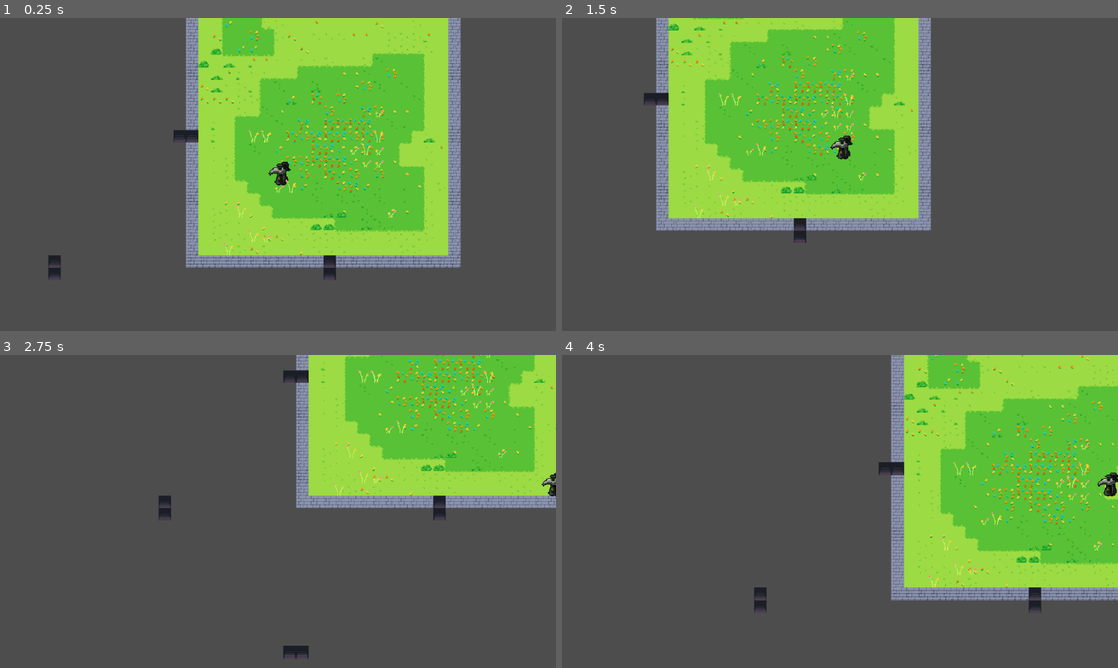
Above: before the commit, frames 1-4 (two rows, left to right).
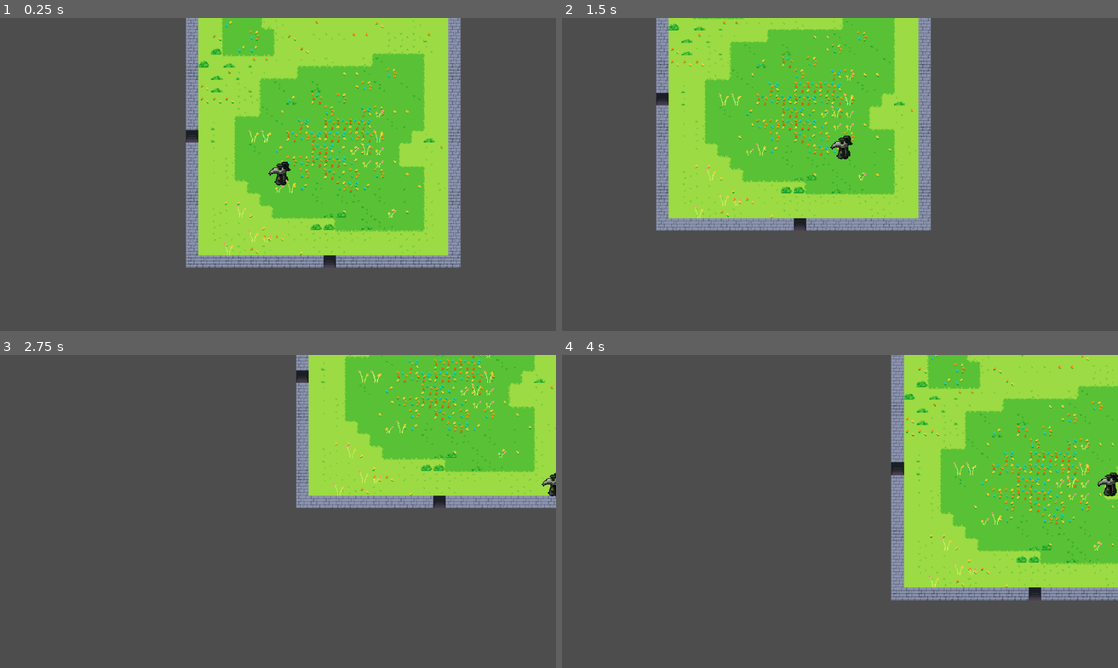
Above: after the commit, the same moments.

Repository: JohnHuber99/Black-Tower
Game: Godot game, scene res://Scenes/main.tscn
Two runs of this game, one before a commit and one after it. Both use one fixed random seed, a clock stepped at 60 frames per second and the inputs below.
Inputs (mouse positions are in pixels of both pictures, inside the frame that each line leads up to):
- Up to frame 1 (0.25 s): no input
- Up to frame 2 (1.5 s): move the mouse to (962, 158) at 0.52 s; hold D (right) 0.53-1.28 s; click (962, 158) at 0.6 s; move the mouse to (728, 190) at 1.27 s; hold S (down) from 1.28 s (still down); tap K (down_camera) at 1.35 s
- Up to frame 3 (2.75 s): move the mouse to (333, 442) at 2.02 s; release S (down) at 2.03 s; hold D (right) from 2.03 s (still down); hold J (left_camera) from 2.03 s (still down)
- Up to frame 4 (4 s): move the mouse to (812, 574) at 2.77 s; release D (right) at 2.78 s; release J (left_camera) at 2.78 s; hold W (up) 2.78-3.53 s; tap L (right_camera) at 2.85 s; move the mouse to (1006, 558) at 3.52 s; hold A (left) from 3.53 s (still down); tap Mouse wheel down (scroll_down) at 3.6 s

The runs differ from the first frame. In frame 1, 0.3% of the frame differs, in the area x 8-61%, y 35-84%; in frame 2, 0.1%; in frame 3, 0.4%, in the area x 28-81%, y 4-98%; in frame 4, 0.3%.

Commit message:
Slightly less scuffed door visibility

Diff:
--- a/Scripts/DungeonRooms.gd
+++ b/Scripts/DungeonRooms.gd
@@ -43,7 +43,8 @@
 }
 
 # Tracking variables
-var boss_room = []
+var boss_room_list = []
+var boss_room_list_spawn = []
 var possible_neighbors = []
 var long_room_list = []
 var long_room_list_spawn = []
@@ -105,14 +106,16 @@
 	var tile_size = 16  # Change this based on your actual tile size
 	var room_size = 22 * tile_size  # 22 tiles per room
 
+	# Initialize counters for naming rooms
 	var normal_room_name_count = 1
 	var big_room_name_count = 1
 	var long_room_name_count = 1
-	var boss_room_name_count = 1
+	var boss_room_count = 1
 	var treasure_room_name_count = 1
 	var shop_room_name_count = 1
 
 	# First, spawn rooms
+	var rooms = {}  # To store room instances by their positions
 	for y in HEIGHT:
 		for x in WIDTH:
 			var room_type = dungeon[y][x]
@@ -139,7 +142,7 @@
 							room_name = "Long Room %d" % long_room_name_count
 							long_room_name_count += 1
 					BOSS:
-						if Vector2(x, y) in boss_room:
+						if Vector2(x, y) in boss_room_list_spawn:
 							room_instance = BOSS_ROOM.instantiate()
 							room_name = "Boss Room"
 					TREASURE:
@@ -156,6 +159,29 @@
 					room_instance.global_position = Vector2(x * room_size, y * room_size)
 					room_instance.name = room_name  # Rename the room
 
+					# Store rooms in the dictionary
+					if room_type == BOSS:
+						# BIG room takes up a 2x2 area, store all its positions
+						for dx in range(2):
+							for dy in range(2):
+								rooms[Vector2(x + dx, y + dy)] = room_instance
+								rooms[Vector2(x - dx, y - dy)] = room_instance
+
+					if room_type == BIG:
+						# BIG room takes up a 2x2 area, store all its positions
+						for dx in range(2):
+							for dy in range(2):
+								rooms[Vector2(x + dx, y + dy)] = room_instance
+								rooms[Vector2(x - dx, y - dy)] = room_instance
+					elif room_type == LONG_H:
+						# LONG_H room takes up a 1x2 area, store both positions horizontally
+						for dx in range(2):
+							rooms[Vector2(x + dx, y)] = room_instance
+							rooms[Vector2(x - dx, y )] = room_instance
+					else:
+						# For normal and other rooms, just store the single position
+						rooms[Vector2(x, y)] = room_instance
+
 	# Iterate through every key called, room_pos, in room_connections dictionary
 	for room_pos in room_connections.keys():
 		var room_world_pos = Vector2(room_pos.x * room_size, room_pos.y * room_size)
@@ -164,7 +190,11 @@
 		for neighbor in room_connections[room_pos]:
 			# Create Door in Godot Scene
 			var door_instance = DOOR.instantiate()
-			add_child(door_instance)
+
+			# Find the corresponding room for the neighbor position
+			var room_instance = rooms.get(room_pos)
+			if room_instance:
+				room_instance.add_child(door_instance)  # Add the door as a child of the room instance
 
 			# Determine door placement coordinates
 			var offset = neighbor - room_pos
@@ -185,7 +215,8 @@
 #Generates the Dungeon
 func generate_dungeon():
 	dungeon = []
-	boss_room = []
+	boss_room_list = []
+	boss_room_list_spawn = []
 	room_connections = {}
 	long_room_list = []
 	long_room_list_spawn = []
@@ -338,8 +369,8 @@
 	dungeon[y][x + 1] = BOSS
 	dungeon[y + 1][x] = BOSS
 	dungeon[y + 1][x + 1] = BOSS
-	boss_room.append([x,y + 1])
-	boss_room.append(Vector2(x, y+1))
+	boss_room_list.append([x,y + 1])
+	boss_room_list_spawn.append(Vector2(x, y+1))
 
 # Creates a Boss Room on the left
 func placeBossLeft(y, x):
@@ -347,8 +378,8 @@
 	dungeon[y][x - 1] = BOSS
 	dungeon[y - 1][x] = BOSS
 	dungeon[y - 1][x - 1] = BOSS
-	boss_room.append([x - 1, y])
-	boss_room.append(Vector2(x-1, y))
+	boss_room_list.append([x - 1, y])
+	boss_room_list_spawn.append(Vector2(x-1, y))
 
 # Creates a Horizontal Long Room on the right
 func placeLONG_HRight(y, x):
